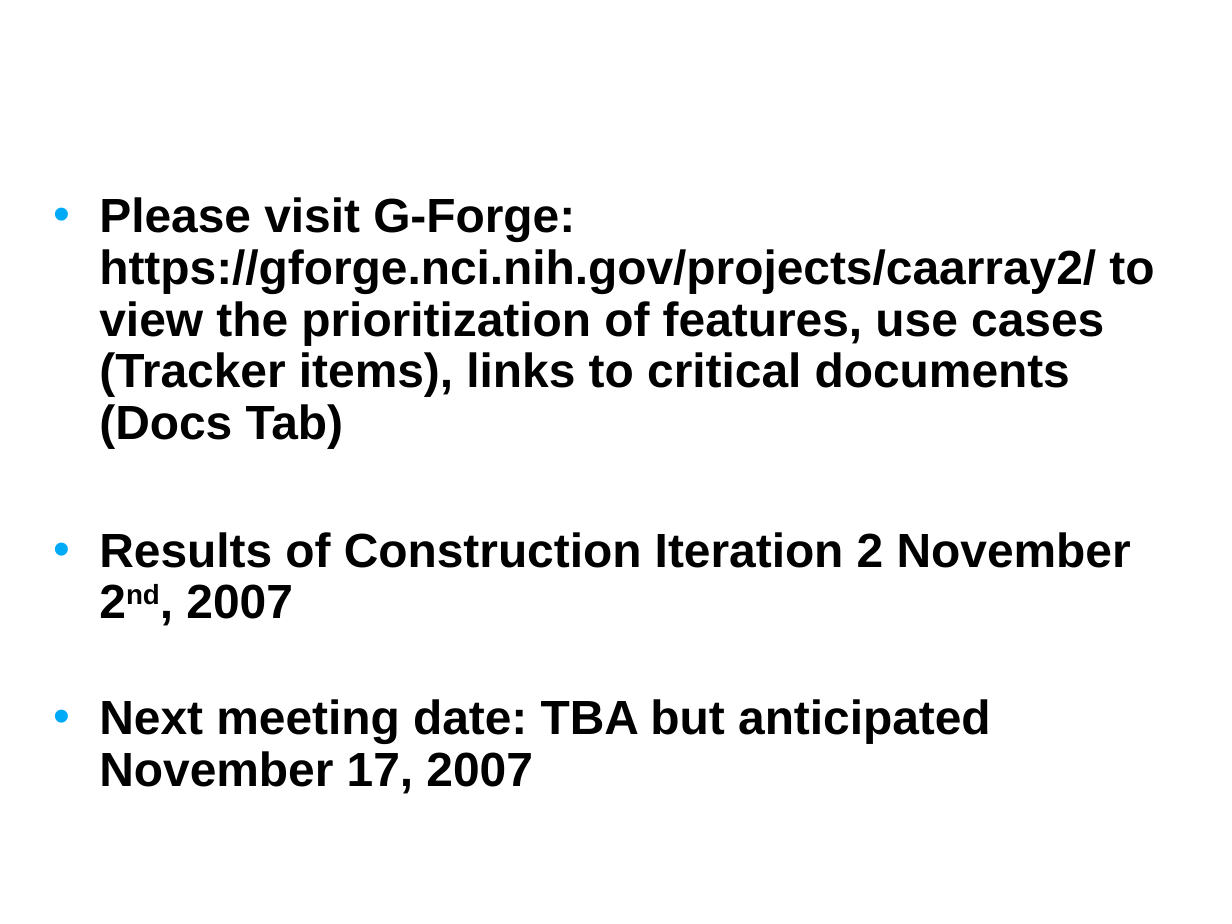
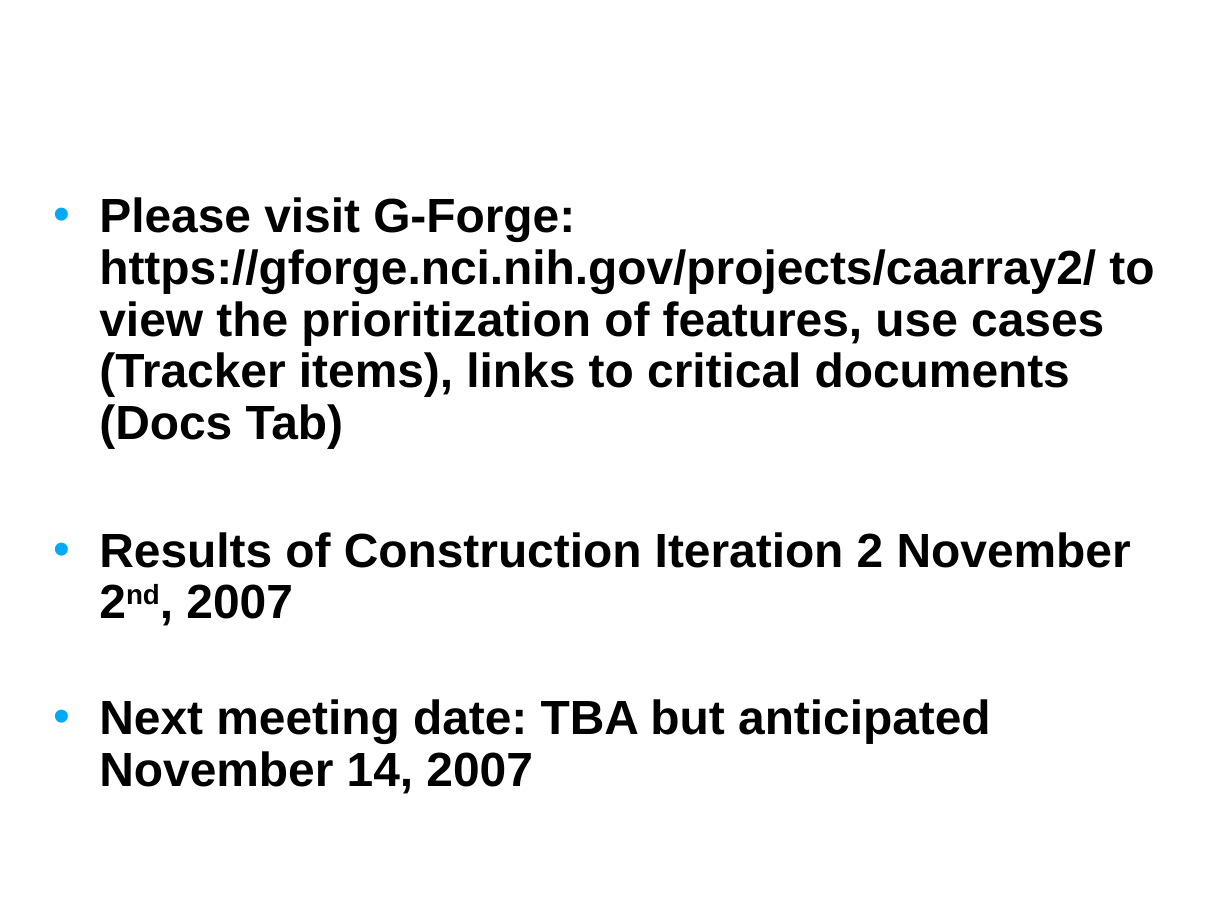
Before and after one commit to NCIP/caarray-docs, a slide deck: slide 21 of project_management/open_meetings/caArray User Community Meeting Oct17.ppt (slide 16 before the commit). Drawn at 1232x924 pixels with LibreOffice and Linux fonts; fonts in the diff are those of the drawing; background and template pictures are left out. Boxes give left, top, right and bottom in pixels: in the first picture for what was removed or moved away, otherwise in the second. Text is boxed around its words. In the diff, an @@ line names an element or a change of style, - is before the commit and + after.

```diff
--- a/project_management/open_meetings/caArray User Community Meeting Oct17.ppt
+++ b/project_management/open_meetings/caArray User Community Meeting Oct17.ppt
@@ text at [99, 699, 991, 794]: text changed @@
-• Next meeting date: TBA but anticipated November 17, 2007
+• Next meeting date: TBA but anticipated November 14, 2007
```
Also in this commit, not shown: 5 other slides changed, 6 slides added, 1 slide removed.
